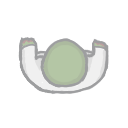
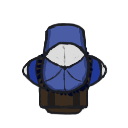
Revision of a layered 128×128 image; what changed, layer by layer:
painted on "HatLine" over (18, 23, 109, 115)
painted on "HatColor" over (18, 23, 109, 115)
added layer "PlayerHair" above "PlayerHairUnder" over (18, 23, 109, 115)
added layer "PlayerHairUnder" above "PlayerLines" over (18, 23, 109, 115)
painted on "PlayerLines" over (18, 23, 109, 115)
painted on "PlayerColor" over (18, 23, 109, 115)
hid "Reference", painted on it over (18, 23, 109, 115)
